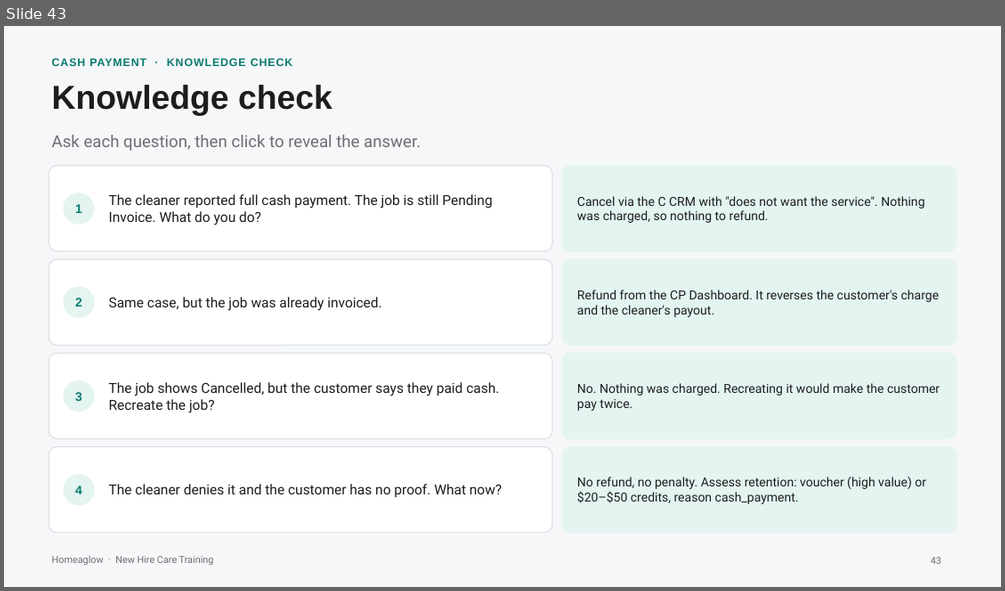
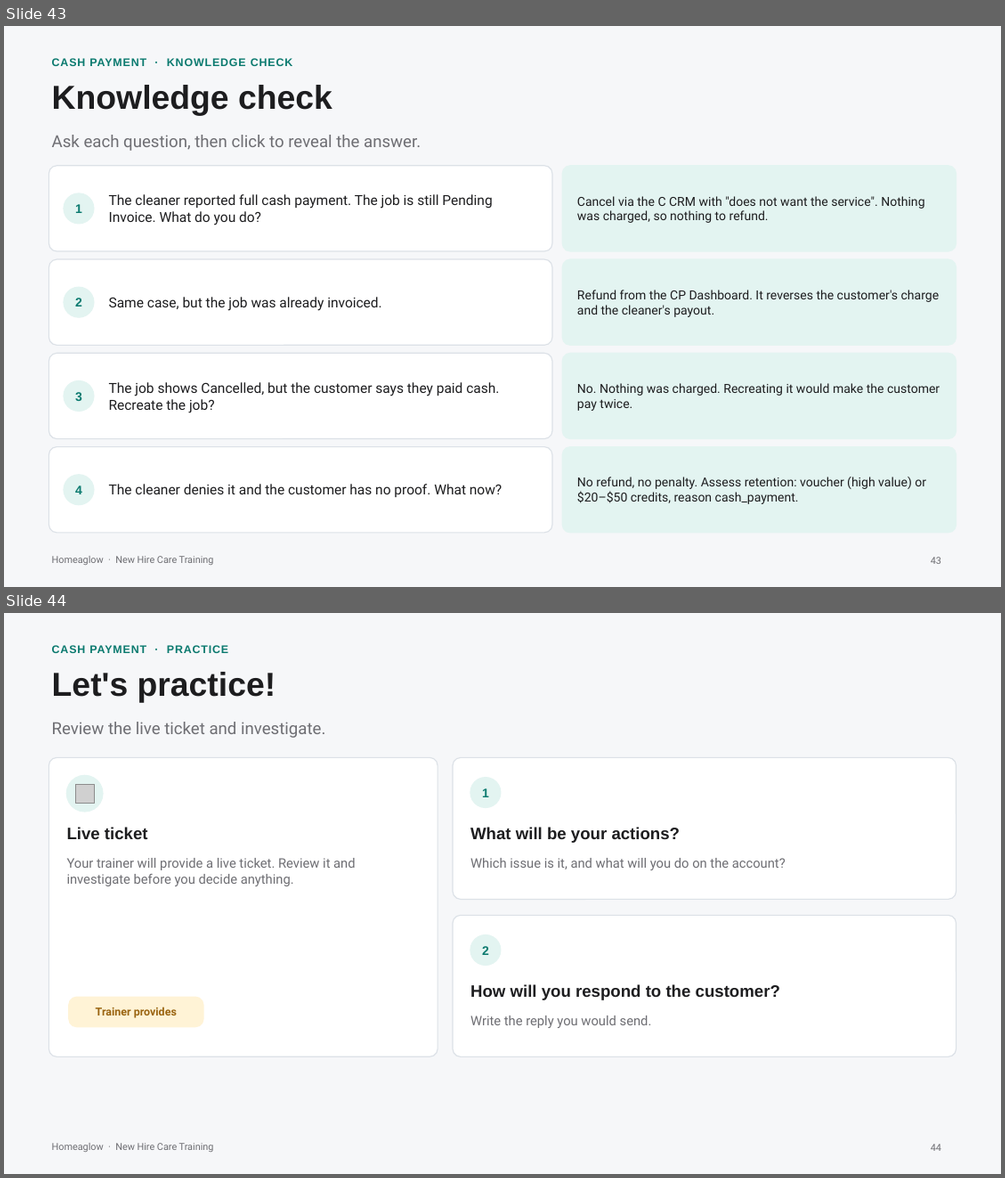
Before and after one commit to anjulimichelle/training, a slide deck: billing-disputes/billing-disputes-cash-payments.pptx. Shown one above the other, each under a label of ours: slide 43 before the commit, slides 43 and 44 after it. The pictures are 1005x591 and 1005x1178 pixels, drawn with LibreOffice and Linux fonts; fonts in the diff are those of the drawing; grey boxes stand for pictures. Boxes give left, top, right and bottom in pixels: in the first picture for what was removed or moved away, otherwise in the second. Text is boxed around its words. In the diff, an @@ line names an element or a change of style, - is before the commit and + after.

```diff
--- a/billing-disputes/billing-disputes-cash-payments.pptx
+++ b/billing-disputes/billing-disputes-cash-payments.pptx
@@ slide 44 added at [4,613,1001,1174], background #F6F7F9; not listed: 1 template element that a slide beside it also shows @@
@@ text added at [52,645,228,653], 8 pt, text #0B7A6F, bold @@
+CASH PAYMENT · PRACTICE
@@ text added at [52,672,276,703], 24 pt, text #1D1D1F, bold @@
+Let's practice!
@@ text added at [52,722,325,738], 12 pt, text #6E6E73 @@
+Review the live ticket and investigate.
@@ rounded rectangle added at [48,757,437,1056], fill #FFFFFF, outline #DCE1E7 0.75 pt @@
@@ rounded rectangle added at [453,757,956,899], fill #FFFFFF, outline #DCE1E7 0.75 pt @@
@@ ellipse added at [67,776,103,811], fill #E3F4F1, outline #E3F4F1 1 pt @@
@@ picture added at [76,785,95,803] @@
@@ ellipse added at [470,778,501,807], fill #E3F4F1, outline #E3F4F1 1 pt @@
@@ text added at [482,788,489,797], 9 pt, text #0B7A6F, bold @@
+1
@@ text added at [67,827,148,839], 12 pt, text #1D1D1F, bold @@
+Live ticket
@@ text added at [470,827,680,843], 12 pt, text #1D1D1F, bold @@
+What will be your actions?
@@ text added at [67,858,355,886], 9.5 pt, text #6E6E73 @@
+Your trainer will provide a live ticket. Review it and investigate before you decide anything.
@@ text added at [470,858,785,870], 9.5 pt, text #6E6E73 @@
+Which issue is it, and what will you do on the account?
@@ rounded rectangle added at [453,915,956,1056], fill #FFFFFF, outline #DCE1E7 0.75 pt @@
@@ ellipse added at [470,935,501,965], fill #E3F4F1, outline #E3F4F1 1 pt @@
@@ text added at [482,946,489,955], 9 pt, text #0B7A6F, bold @@
+2
@@ text added at [470,984,780,1000], 12 pt, text #1D1D1F, bold @@
+How will you respond to the customer?
@@ rounded rectangle added at [69,997,203,1027], fill #FFF3D6, outline #FFF3D6 0.75 pt @@
@@ text added at [96,1006,177,1018], 8 pt, text #9A6410, bold @@
+Trainer provides
@@ text added at [470,1015,652,1028], 9.5 pt, text #6E6E73 @@
+Write the reply you would send.
@@ page number added at [930,1143,941,1151], 7 pt, text #6E6E73 @@
+44
```
Also in this commit, not shown: 2 slides changed, 1 other file.
